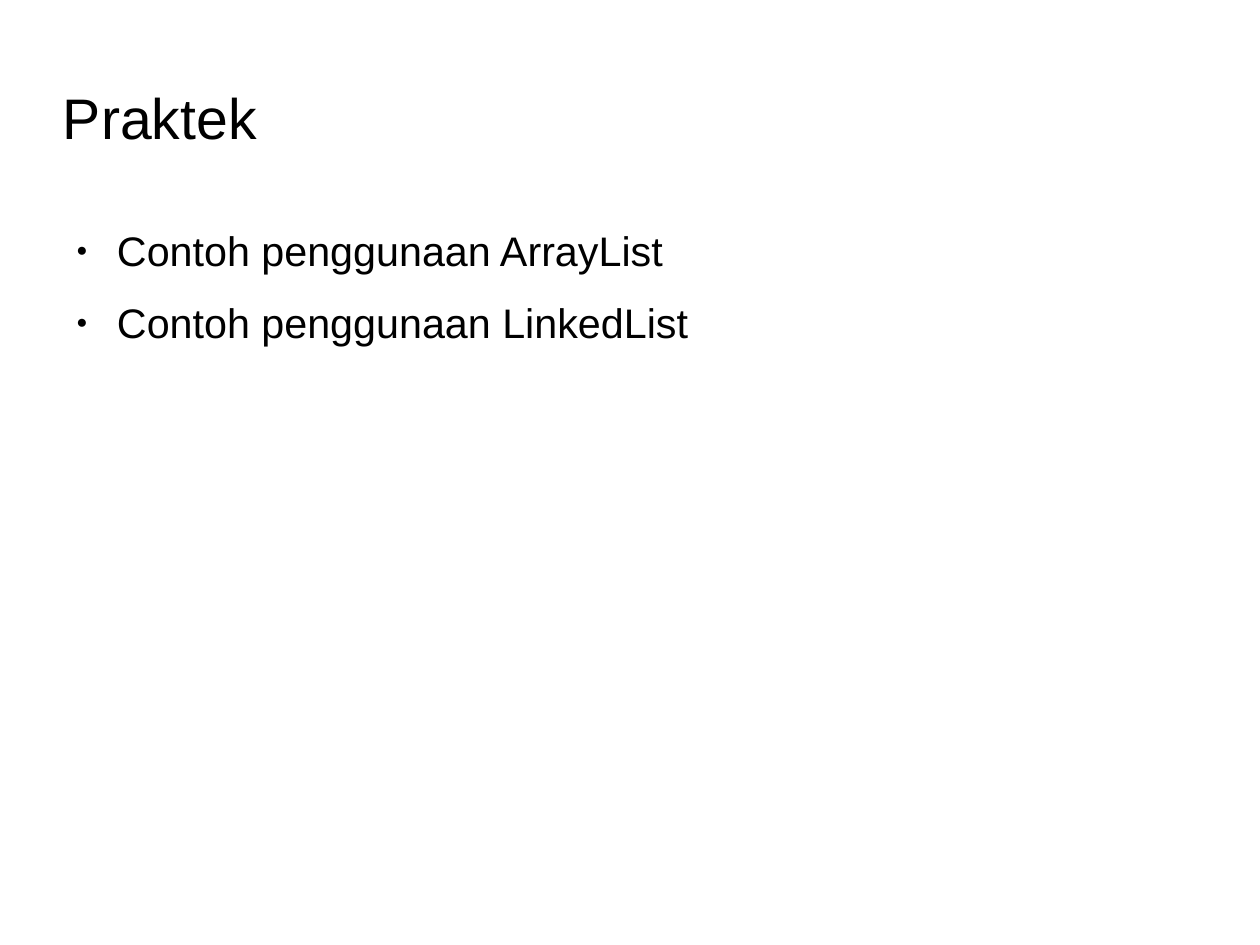
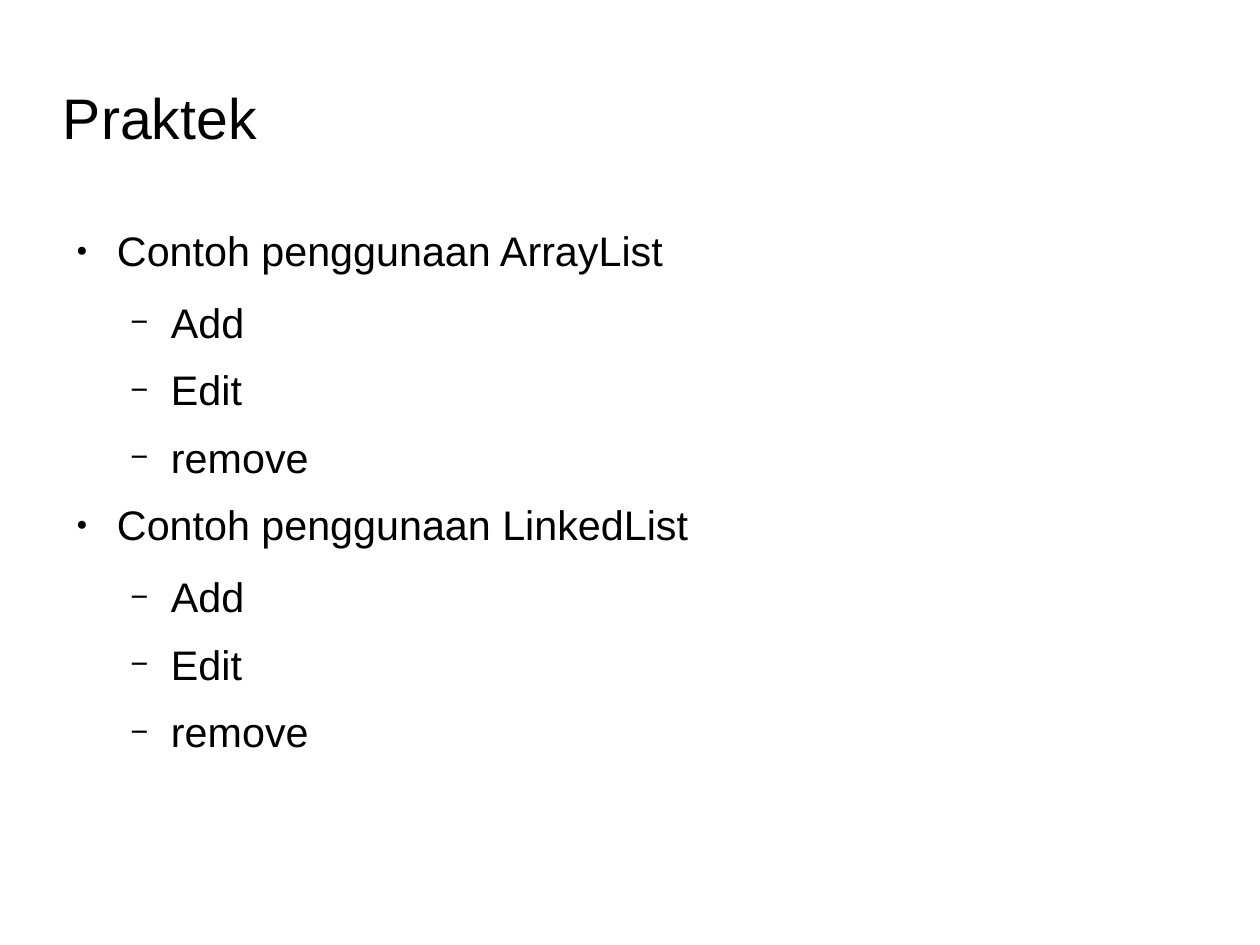
Before and after one commit to Dickyfathur7/pemrograman-komputer-2, a slide deck: slide 5 of 01-collection/slide-collection.odp. Drawn at 1260x945 pixels with LibreOffice and Linux fonts; fonts in the diff are those of the drawing; background and template pictures are left out. Boxes give left, top, right and bottom in pixels: in the first picture for what was removed or moved away, otherwise in the second. Text is boxed around its words. In the diff, an @@ line names an element or a change of style, - is before the commit and + after.

```diff
--- a/01-collection/slide-collection.odp
+++ b/01-collection/slide-collection.odp
@@ text at (x1=171, y1=308, x2=309, y2=474): paragraphs added @@
+  − Add
+  − Edit
+  − remove
@@ text at (x1=171, y1=582, x2=309, y2=748): paragraphs added @@
+  − Add
+  − Edit
+  − remove
```
Also in this commit, not shown: 3 other slides changed, 17 other files.
